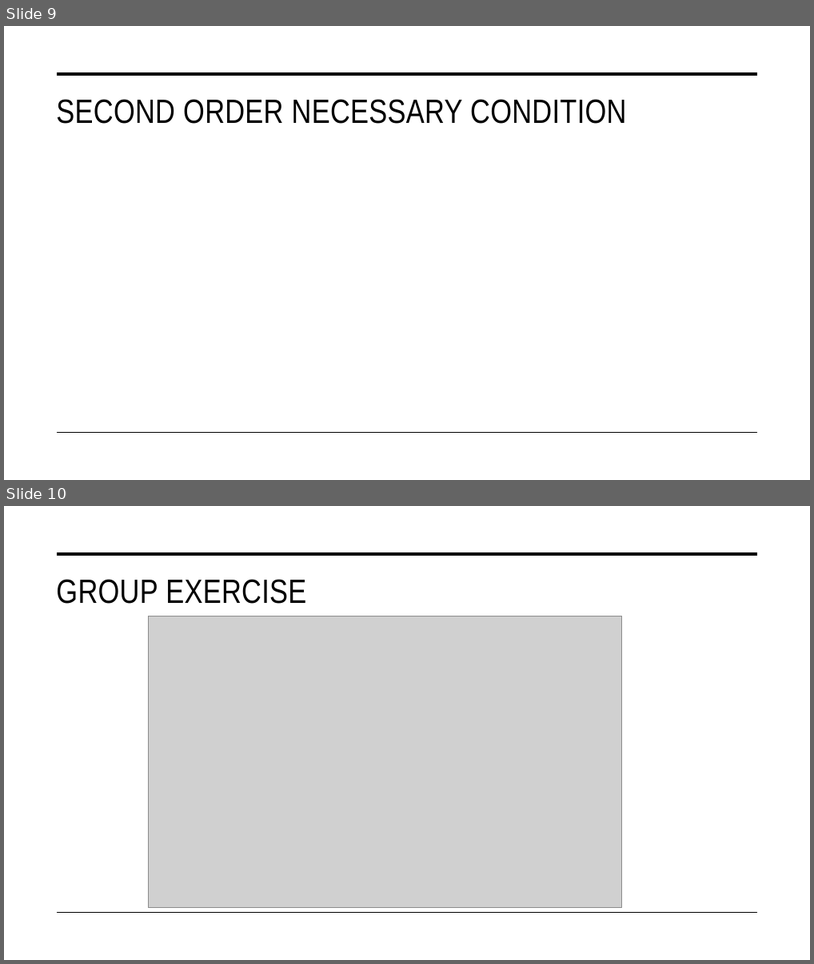
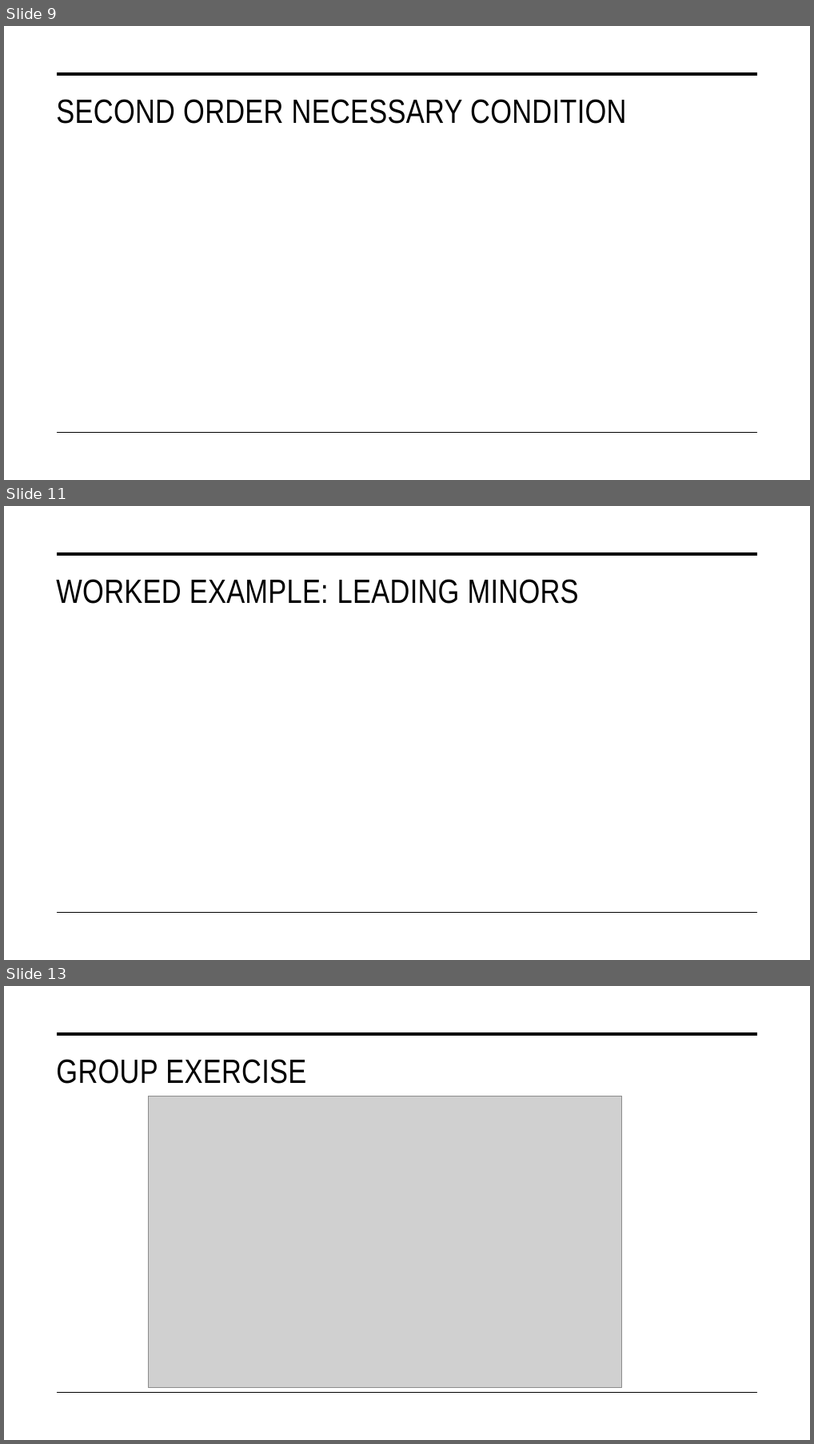
Before and after one commit to STAT-486-Fall-2026/course-content, a slide deck: slides/08-gradient-descent.pptx. Shown one above the other, each under a label of ours: slides 9 and 10 before the commit, slides 9, 11 and 13 after it; the slides between them are not shown. The pictures are 814x964 and 814x1444 pixels, drawn with LibreOffice and Linux fonts; fonts in the diff are those of the drawing; grey boxes stand for pictures. Boxes give left, top, right and bottom in pixels: in the first picture for what was removed or moved away, otherwise in the second. Text is boxed around its words. In the diff, an @@ line names an element or a change of style, - is before the commit and + after.

Commit message:
add leading minors example

```diff
--- a/slides/08-gradient-descent.pptx
+++ b/slides/08-gradient-descent.pptx
@@ slide 11 added at <box>4,506,810,960</box>, background #FFFFFF; not listed: 2 template elements that a slide beside it also shows @@
@@ title added at <box>56,579,579,604</box>, 40 pt, text #000000 @@
+WORKED EXAMPLE: LEADING MINORS
@@ what was slide 10 is now slide 13 @@
```
Also in this commit, not shown: 2 other slides added, 1 other file.
